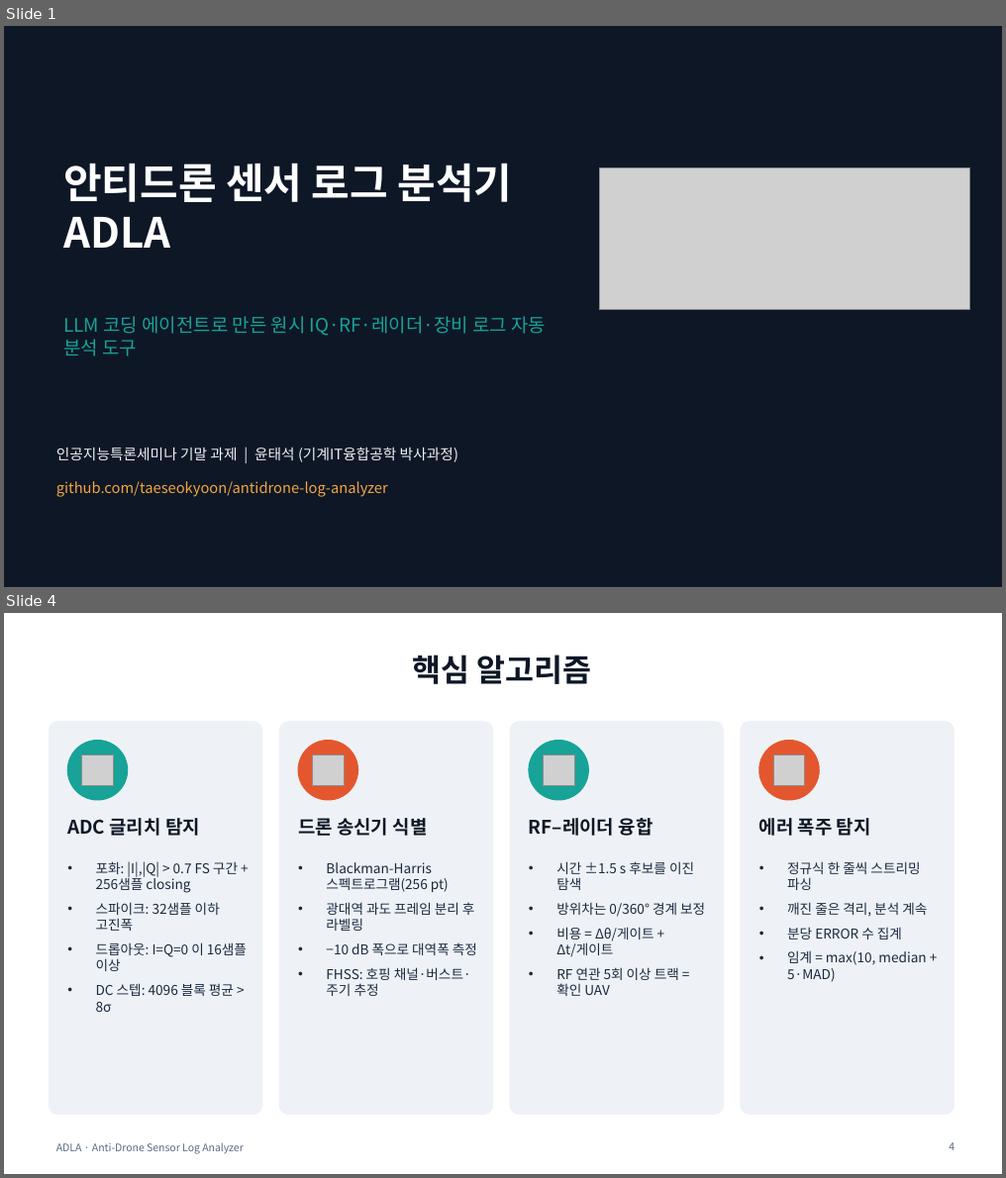
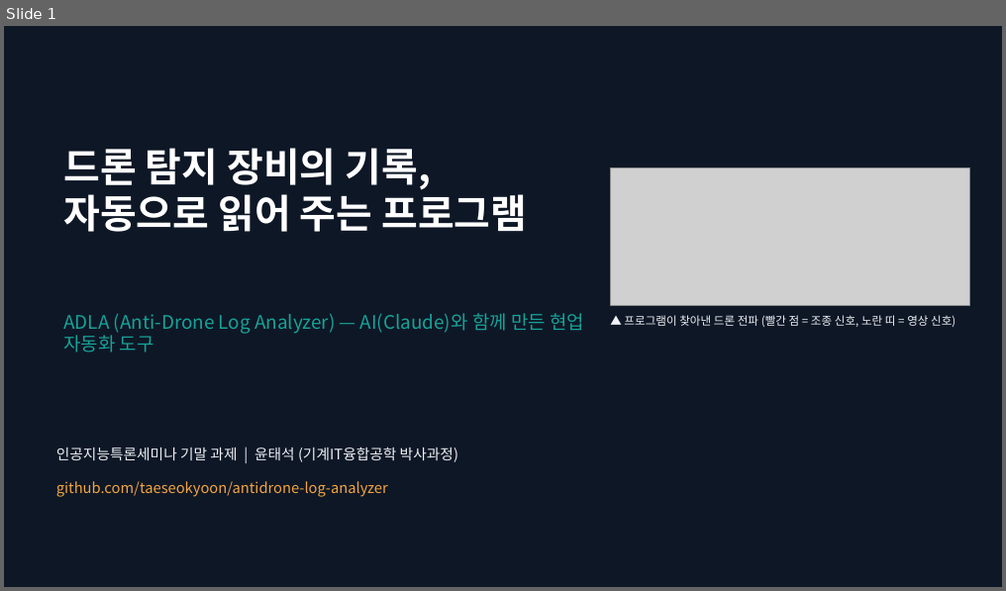
Before and after one commit to taeseokyoon/antidrone-log-analyzer, a slide deck: docs/ADLA_presentation.pptx. Shown one above the other, each under a label of ours: slides 1 and 4 before the commit, slide 1 after it; the slides between them are not shown. The pictures are 1006x1178 and 1006x591 pixels, drawn with LibreOffice and Linux fonts; fonts in the diff are those of the drawing; grey boxes stand for pictures. Boxes give left, top, right and bottom in pixels: in the first picture for what was removed or moved away, otherwise in the second. Text is boxed around its words. In the diff, an @@ line names an element or a change of style, - is before the commit and + after.

```diff
--- a/docs/ADLA_presentation.pptx
+++ b/docs/ADLA_presentation.pptx
@@ slide 4 removed at <box>4,613,1002,1174</box>, background #FFFFFF @@
@@ title removed at <box>412,655,591,684</box> @@
-핵심 알고리즘
@@ rounded rectangle removed at <box>49,722,262,1115</box> @@
@@ rounded rectangle removed at <box>279,722,493,1115</box> @@
@@ rounded rectangle removed at <box>510,722,724,1115</box> @@
@@ rounded rectangle removed at <box>741,722,954,1115</box> @@
@@ ellipse removed at <box>67,741,128,800</box> @@
@@ picture removed at <box>82,755,113,786</box> @@
@@ ellipse removed at <box>298,741,358,800</box> @@
@@ picture removed at <box>313,755,344,786</box> @@
@@ ellipse removed at <box>529,741,589,800</box> @@
@@ picture removed at <box>543,755,574,786</box> @@
@@ ellipse removed at <box>759,741,819,800</box> @@
@@ picture removed at <box>773,755,805,786</box> @@
@@ text removed at <box>67,818,200,836</box> @@
-ADC 글리치 탐지
@@ text removed at <box>298,818,428,836</box> @@
-드론 송신기 식별
@@ text removed at <box>529,818,653,836</box> @@
-RF–레이더 융합
@@ text removed at <box>759,818,871,836</box> @@
-에러 폭주 탐지
@@ text removed at <box>96,861,247,1012</box> @@
-• 포화: |I|,|Q| > 0.7 FS 구간 + 256샘플 closing
-• 스파이크: 32샘플 이하 고진폭
-• 드롭아웃: I=Q=0 이 16샘플 이상
-• DC 스텝: 4096 블록 평균 > 8σ
@@ text removed at <box>326,862,477,996</box> @@
-• Blackman-Harris 스펙트로그램(256 pt)
-• 광대역 과도 프레임 분리 후 라벨링
-• −10 dB 폭으로 대역폭 측정
-• FHSS: 호핑 채널·버스트·주기 추정
@@ text removed at <box>556,861,705,996</box> @@
-• 시간 ±1.5 s 후보를 이진 탐색
-• 방위차는 0/360° 경계 보정
-• 비용 = Δθ/게이트 + Δt/게이트
-• RF 연관 5회 이상 트랙 = 확인 UAV
@@ text removed at <box>787,861,927,982</box> @@
-• 정규식 한 줄씩 스트리밍 파싱
-• 깨진 줄은 격리, 분석 계속
-• 분당 ERROR 수 집계
-• 임계 = max(10, median + 5·MAD)
@@ text removed at <box>56,1143,243,1155</box> @@
-ADLA · Anti-Drone Sensor Log Analyzer
@@ page number removed at <box>948,1143,954,1151</box> @@
-4
@@ slide 1 changed as well @@
@@ title at <box>63,148,527,232</box>: text changed; size 40 to 38 pt @@
-안티드론 센서 로그 분석기
-ADLA
+드론 탐지 장비의 기록,
+자동으로 읽어 주는 프로그램
@@ picture: place and size @@
-picture at <box>599,169,969,310</box>
+picture at <box>611,169,969,305</box>
@@ text at <box>63,313,584,353</box>: text changed @@
-LLM 코딩 에이전트로 만든 원시 IQ·RF·레이더·장비 로그 자동 분석 도구
+ADLA (Anti-Drone Log Analyzer) — AI(Claude)와 함께 만든 현업 자동화 도구
@@ text added at <box>624,315,955,327</box>, 11 pt, text #EEF2F6 @@
+▲ 프로그램이 찾아낸 드론 전파 (빨간 점 = 조종 신호, 노란 띠 = 영상 신호)
```
Also in this commit, not shown: 9 slides added, 8 other slides removed, 2 other files.
